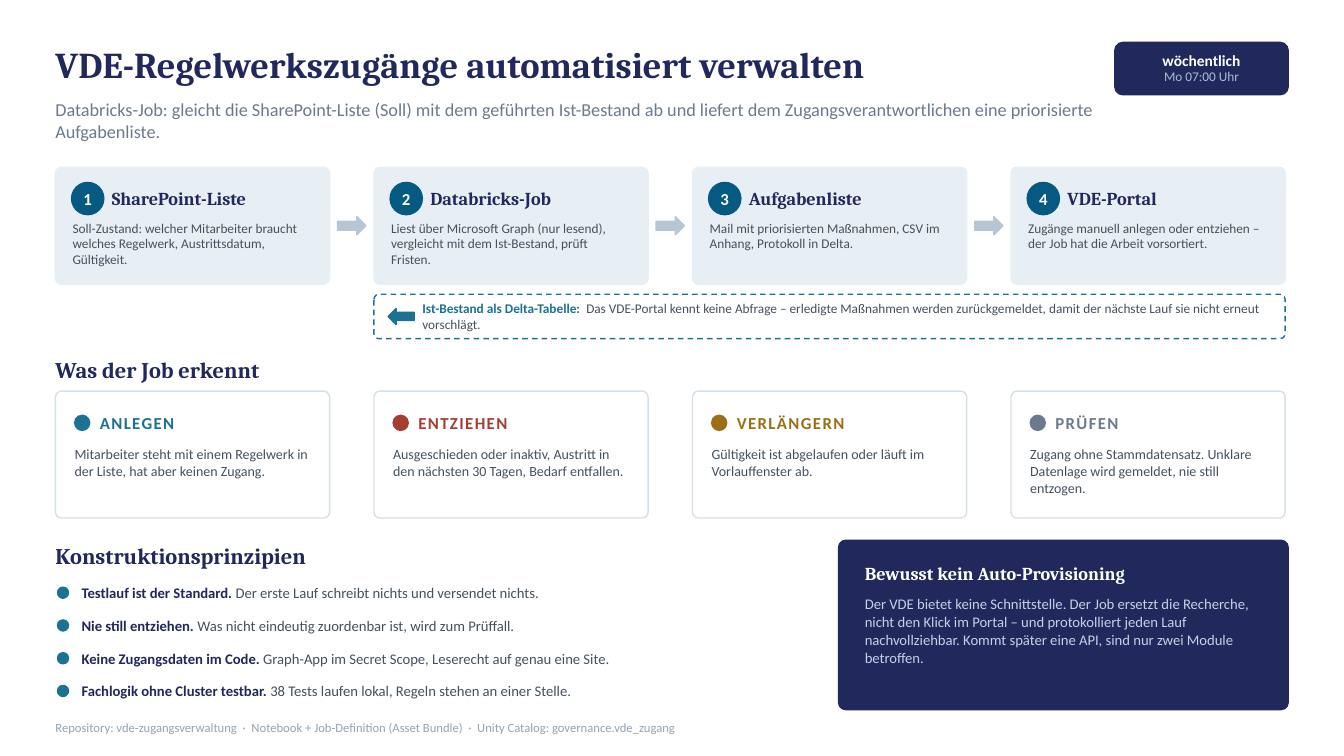
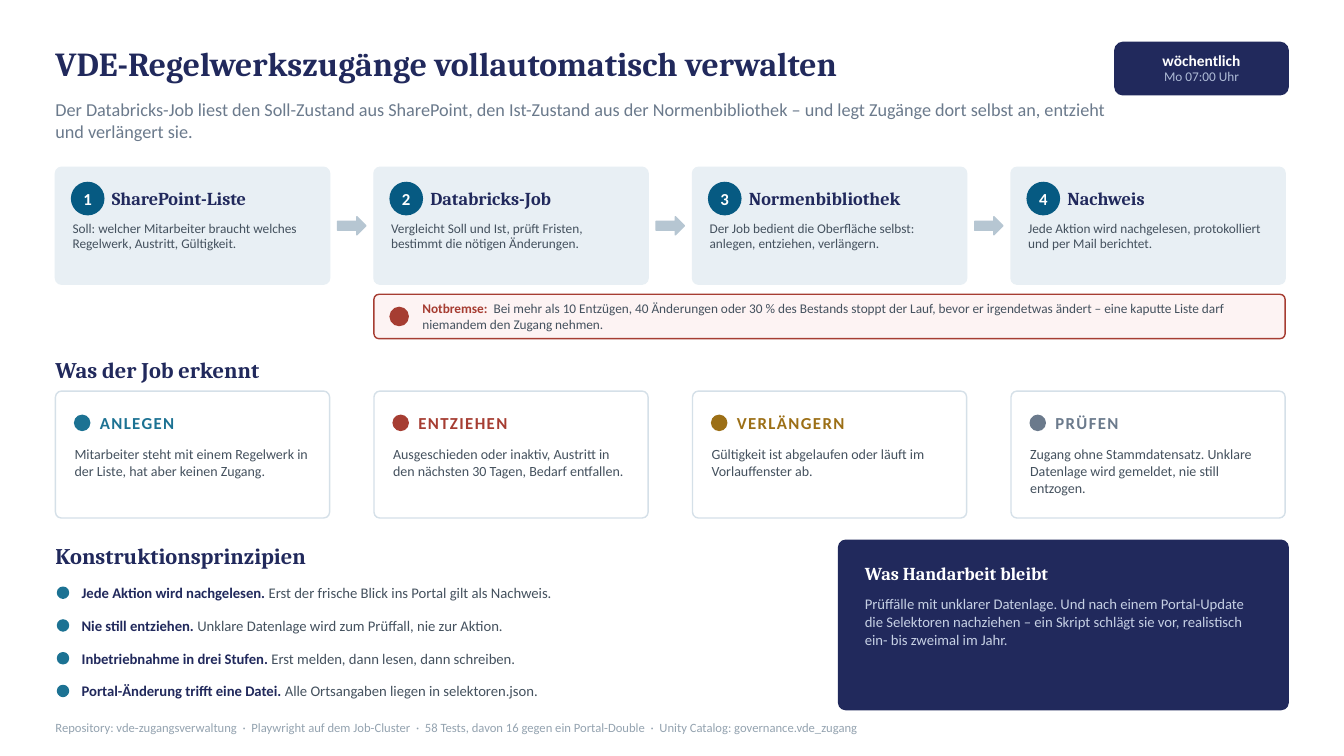
Before and after one commit to StefanStanley/Claude, a slide deck: slide 1 of vde-zugangsverwaltung/docs/VDE-Zugangsverwaltung-Onepager.pptx. Drawn at 1344x756 pixels with LibreOffice and Linux fonts; fonts in the diff are those of the drawing. Boxes give left, top, right and bottom in pixels: in the first picture for what was removed or moved away, otherwise in the second. Text is boxed around its words. In the diff, an @@ line names an element or a change of style, - is before the commit and + after.

```diff
--- a/vde-zugangsverwaltung/docs/VDE-Zugangsverwaltung-Onepager.pptx
+++ b/vde-zugangsverwaltung/docs/VDE-Zugangsverwaltung-Onepager.pptx
@@ text at (x1=55, y1=52, x2=837, y2=84): text changed; size 26 to 24 pt @@
-VDE-Regelwerkszugänge automatisiert verwalten
+VDE-Regelwerkszugänge vollautomatisch verwalten
@@ text at (x1=55, y1=103, x2=1104, y2=141): text changed @@
-Databricks-Job: gleicht die SharePoint-Liste (Soll) mit dem geführten Ist-Bestand ab und liefert dem Zugangsverantwortlichen eine priorisierte Aufgabenliste.
+Der Databricks-Job liest den Soll-Zustand aus SharePoint, den Ist-Zustand aus der Normenbibliothek – und legt Zugänge dort selbst an, entzieht und verlängert sie.
@@ text at (x1=749, y1=192, x2=900, y2=205): text changed @@
-Aufgabenliste
+Normenbibliothek
@@ text at (x1=1067, y1=192, x2=1144, y2=205): text changed @@
-VDE-Portal
+Nachweis
@@ text at (x1=73, y1=224, x2=296, y2=250): text changed @@
-Soll-Zustand: welcher Mitarbeiter braucht welches Regelwerk, Austrittsdatum, Gültigkeit.
+Soll: welcher Mitarbeiter braucht welches Regelwerk, Austritt, Gültigkeit.
@@ text at (x1=391, y1=224, x2=583, y2=251): text changed @@
-Liest über Microsoft Graph (nur lesend), vergleicht mit dem Ist-Bestand, prüft Fristen.
+Vergleicht Soll und Ist, prüft Fristen, bestimmt die nötigen Änderungen.
@@ text at (x1=710, y1=224, x2=915, y2=251): text changed @@
-Mail mit priorisierten Maßnahmen, CSV im Anhang, Protokoll in Delta.
+Der Job bedient die Oberfläche selbst: anlegen, entziehen, verlängern.
@@ text at (x1=1028, y1=224, x2=1261, y2=250): text changed @@
-Zugänge manuell anlegen oder entziehen – der Job hat die Arbeit vorsortiert.
+Jede Aktion wird nachgelesen, protokolliert und per Mail berichtet.
@@ rounded rectangle at (x1=374, y1=294, x2=1286, y2=339): fill #FFFFFF to #FDF3F3; outline #1C7293 1 pt dashed to #A63D32 1 pt @@
@@ ellipse resized from (x1=388, y1=309, x2=414, y2=325) to (x1=390, y1=308, x2=408, y2=326) @@
@@ ellipse at (x1=390, y1=308, x2=408, y2=326): left arrow to ellipse; fill #1C7293 to #A63D32; outline #1C7293 1 pt to #A63D32 1 pt @@
@@ text at (x1=422, y1=302, x2=1224, y2=332): text changed @@
-Ist-Bestand als Delta-Tabelle: Das VDE-Portal kennt keine Abfrage – erledigte Maßnahmen werden zurückgemeldet, damit der nächste Lauf sie nicht erneut vorschlägt.
+Notbremse: Bei mehr als 10 Entzügen, 40 Änderungen oder 30 % des Bestands stoppt der Lauf, bevor er irgendetwas ändert – eine kaputte Liste darf niemandem den Zugang nehmen.
@@ text at (x1=865, y1=567, x2=1048, y2=580): text changed @@
-Bewusst kein Auto-Provisioning
+Was Handarbeit bleibt
@@ text at (x1=82, y1=587, x2=551, y2=601): text changed @@
-Testlauf ist der Standard. Der erste Lauf schreibt nichts und versendet nichts.
+Jede Aktion wird nachgelesen. Erst der frische Blick ins Portal gilt als Nachweis.
@@ text at (x1=865, y1=599, x2=1244, y2=645): text changed @@
-Der VDE bietet keine Schnittstelle. Der Job ersetzt die Recherche, nicht den Klick im Portal – und protokolliert jeden Lauf nachvollziehbar. Kommt später eine API, sind nur zwei Module betroffen.
+Prüffälle mit unklarer Datenlage. Und nach einem Portal-Update die Selektoren nachziehen – ein Skript schlägt sie vor, realistisch ein- bis zweimal im Jahr.
@@ text at (x1=82, y1=620, x2=502, y2=634): text changed @@
-Nie still entziehen. Was nicht eindeutig zuordenbar ist, wird zum Prüffall.
+Nie still entziehen. Unklare Datenlage wird zum Prüffall, nie zur Aktion.
@@ text at (x1=82, y1=653, x2=515, y2=666): text changed @@
-Keine Zugangsdaten im Code. Graph-App im Secret Scope, Leserecht auf genau eine Site.
+Inbetriebnahme in drei Stufen. Erst melden, dann lesen, dann schreiben.
@@ text at (x1=82, y1=684, x2=537, y2=699): text changed @@
-Fachlogik ohne Cluster testbar. 38 Tests laufen lokal, Regeln stehen an einer Stelle.
+Portal-Änderung trifft eine Datei. Alle Ortsangaben liegen in selektoren.json.
@@ text at (x1=55, y1=723, x2=857, y2=734): text changed @@
-Repository: vde-zugangsverwaltung · Notebook + Job-Definition (Asset Bundle) · Unity Catalog: governance.vde_zugang
+Repository: vde-zugangsverwaltung · Playwright auf dem Job-Cluster · 58 Tests, davon 16 gegen ein Portal-Double · Unity Catalog: governance.vde_zugang
```
Also in this commit, not shown: 19 other files.
